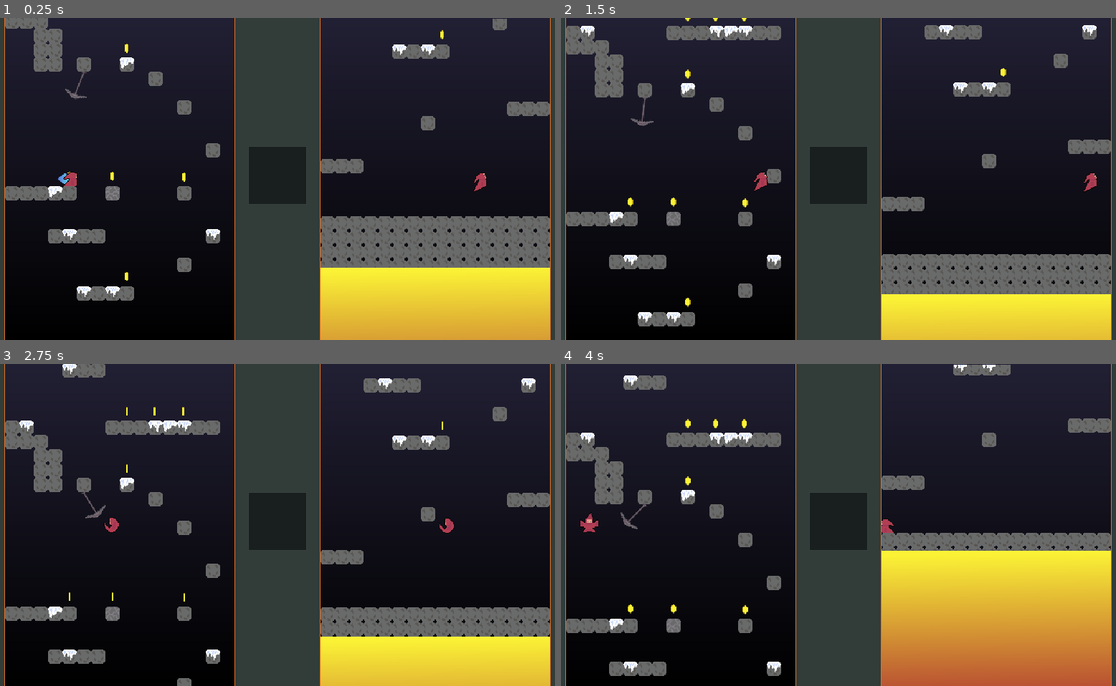
Above: before the commit, frames 1-4 (two rows, left to right).
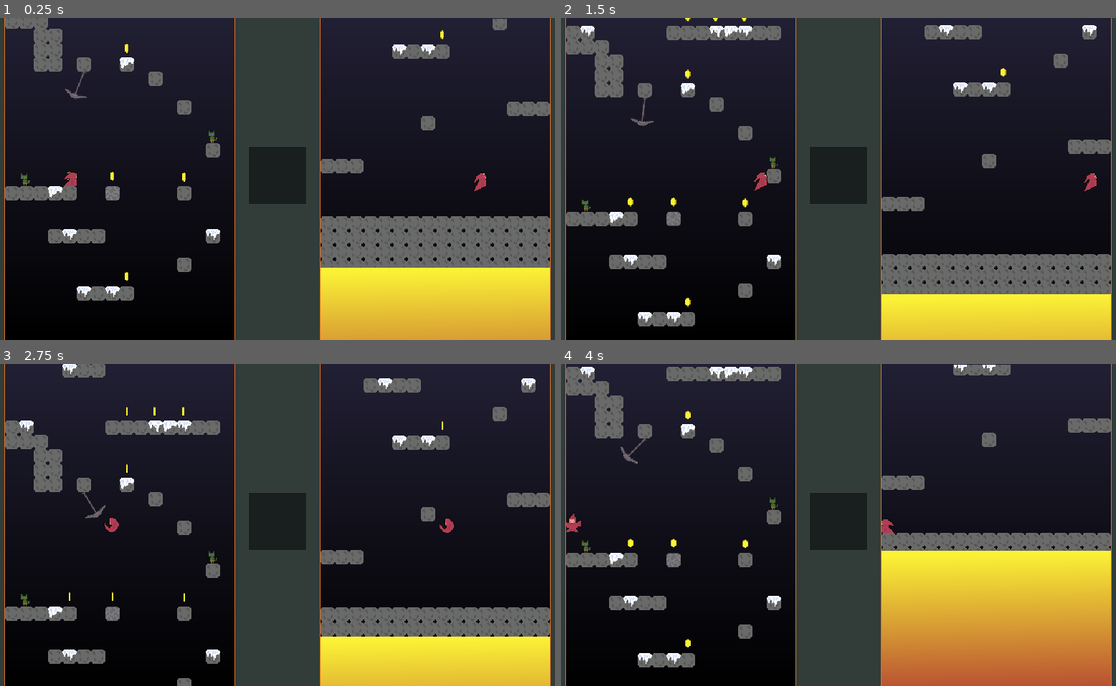
Above: after the commit, the same moments.

Repository: NaetharuCodes/TowerPlatformer
Game: Godot game, scene res://scenes/levels/game.tscn
Two runs of this game, one before a commit and one after it. Both use one fixed random seed, a clock stepped at 60 frames per second and the inputs below.
Inputs:
- Up to frame 1 (0.25 s): no input
- Up to frame 2 (1.5 s): hold Space (jump) 0.53-1.28 s; hold D (move_right) from 0.53 s (still down); tap E (ice_bolt, bound only after the commit) at 0.6 s; tap Space (jump) at 1.35 s
- Up to frame 3 (2.75 s): tap Space (jump) at 1.52, 1.82, 2.3 s; tap E (ice_bolt, bound only after the commit) at 1.55 s; release D (move_right) at 2.03 s; hold A (move_left) from 2.03 s (still down); hold S (look_down) from 2.03 s (still down)
- Up to frame 4 (4 s): keep holding A (move_left); release S (look_down) at 2.78 s; tap W (look_up) at 2.85 s; tap Space (jump) at 3.02, 3.32 s; tap E (ice_bolt, bound only after the commit) at 3.05, 3.6 s; hold Space (jump) from 3.53 s (still down)

The runs differ from the first frame. In frame 1, less than 0.1% of the frame differs, in the area x 3-40%, y 34-53%; in frame 2, less than 0.1%; in frame 3, less than 0.1%; in frame 4, 8.9%, in the area x 0-40%, y 0-97%.

Commit message:
Add goblins and frost bolts

Diff:
--- a/project.godot
+++ b/project.godot
@@ -51,7 +51,7 @@
 "events": [Object(InputEventKey,"resource_local_to_scene":false,"resource_name":"","device":-1,"window_id":0,"alt_press …(192 unchanged characters)…
 ]
 }
-ice_ball={
+ice_bolt={
 "deadzone": 0.2,
 "events": [Object(InputEventKey,"resource_local_to_scene":false,"resource_name":"","device":-1,"window_id":0,"alt_press …(192 unchanged characters)…
 ]
--- /dev/null
+++ b/scenes/enemies/goblin.tscn
@@ -0,0 +1,65 @@
+[gd_scene format=3 uid="uid://dd34i40mhtscy"]
+
+[ext_resource type="Texture2D" uid="uid://0vb68qc4k1wc" path="res://assets/sprites/goblin-Sheet.png" id="1_0rrhd"]
+
+[sub_resource type="AtlasTexture" id="AtlasTexture_yeoui"]
+atlas = ExtResource("1_0rrhd")
+region = Rect2(48, 0, 48, 48)
+
+[sub_resource type="AtlasTexture" id="AtlasTexture_fydqd"]
+atlas = ExtResource("1_0rrhd")
+region = Rect2(0, 0, 48, 48)
+
+[sub_resource type="AtlasTexture" id="AtlasTexture_en706"]
+atlas = ExtResource("1_0rrhd")
+region = Rect2(0, 0, 48, 48)
+
+[sub_resource type="AtlasTexture" id="AtlasTexture_24y0p"]
+atlas = ExtResource("1_0rrhd")
+region = Rect2(48, 0, 48, 48)
+
+[sub_resource type="SpriteFrames" id="SpriteFrames_kuroa"]
+animations = [{
+"frames": [{
+"duration": 1.0,
+"texture": SubResource("AtlasTexture_yeoui")
+}],
+"loop": 1,
+"name": &"frozen",
+"speed": 5.0
+}, {
+"frames": [{
+"duration": 1.0,
+"texture": SubResource("AtlasTexture_fydqd")
+}],
+"loop": 1,
+"name": &"normal",
+"speed": 5.0
+}, {
+"frames": [{
+"duration": 0.5,
+"texture": SubResource("AtlasTexture_en706")
+}, {
+"duration": 1.5,
+"texture": SubResource("AtlasTexture_24y0p")
+}],
+"loop": 1,
+"name": &"thaw",
+"speed": 5.0
+}]
+
+[sub_resource type="RectangleShape2D" id="RectangleShape2D_hqo0w"]
+size = Vector2(10, 14)
+
+[node name="Goblin" type="CharacterBody2D" unique_id=542388747]
+collision_layer = 4
+collision_mask = 3
+
+[node name="AnimatedSprite2D" type="AnimatedSprite2D" parent="." unique_id=365006176]
+sprite_frames = SubResource("SpriteFrames_kuroa")
+animation = &"normal"
+frame_progress = 0.31166127
+
+[node name="CollisionShape2D" type="CollisionShape2D" parent="." unique_id=662146644]
+position = Vector2(0, 1.0000002)
+shape = SubResource("RectangleShape2D_hqo0w")
--- a/scenes/levels/game.tscn
+++ b/scenes/levels/game.tscn
@@ -5,6 +5,7 @@
 [ext_resource type="Script" uid="uid://l312bg2bmyp0" path="res://scripts/level/camera_2d.gd" id="4_7rg7d"]
 [ext_resource type="PackedScene" uid="uid://duloldhoggaxe" path="res://scenes/levels/level_one.tscn" id="4_a1osm"]
 [ext_resource type="PackedScene" uid="uid://bv4xwqemgsnuq" path="res://scenes/player.tscn" id="5_limtx"]
+[ext_resource type="PackedScene" uid="uid://8o4wqyvcflgr" path="res://scenes/powers/ice_bolt.tscn" id="6_7rg7d"]
 [ext_resource type="AudioStream" uid="uid://b01xeivh1t63w" path="res://assets/sounds/Level 1-1.mp3" id="6_limtx"]
 
 [sub_resource type="RectangleShape2D" id="RectangleShape2D_kuroa"]
@@ -71,6 +72,7 @@
 [node name="Player" parent="Viewports/LeftSVPContainer/SubViewportLeft" unique_id=1515628199 instance=ExtResource("5_limtx")]
 texture_filter = 1
 position = Vector2(89, 27)
+ice_bolt = ExtResource("6_7rg7d")
 
 [node name="RightSVPC" type="SubViewportContainer" parent="Viewports" unique_id=104727210]
 offset_left = 352.0
@@ -106,6 +108,7 @@
 
 [node name="Player" parent="Viewports/RightSVPC/SubViewportRight" unique_id=9579175 instance=ExtResource("5_limtx")]
 position = Vector2(194, 226)
+ice_bolt = ExtResource("6_7rg7d")
 
 [node name="AudioStreamPlayer2D" type="AudioStreamPlayer2D" parent="." unique_id=1793981946]
 stream = ExtResource("6_limtx")
--- a/scenes/levels/level_one.tscn
+++ b/scenes/levels/level_one.tscn
@@ -8,7 +8,7 @@
 [ext_resource type="PackedScene" uid="uid://cxli2vjwvvs5h" path="res://scenes/win_zone.tscn" id="6_vsfy4"]
 [ext_resource type="PackedScene" uid="uid://c0qkguveh3wap" path="res://scenes/mechanisms/crumble_block.tscn" id="7_w53h0"]
 [ext_resource type="PackedScene" uid="uid://b63vekj6rqgso" path="res://scenes/pickups/coin.tscn" id="8_623cv"]
-[ext_resource type="PackedScene" uid="uid://8o4wqyvcflgr" path="res://scenes/powers/ice_bolt.tscn" id="9_u6gdm"]
+[ext_resource type="PackedScene" uid="uid://dd34i40mhtscy" path="res://scenes/enemies/goblin.tscn" id="9_u6gdm"]
 
 [sub_resource type="TileSetAtlasSource" id="TileSetAtlasSource_sn7cj"]
 texture = ExtResource("1_03iei")
@@ -84,5 +84,8 @@
 [node name="BearTrap" parent="." unique_id=71900557 instance=ExtResource("5_623cv")]
 position = Vector2(72, -1000)
 
-[node name="IceBolt" parent="." unique_id=1470224442 instance=ExtResource("9_u6gdm")]
-position = Vector2(-38, -328)
+[node name="Goblin" parent="." unique_id=542388747 instance=ExtResource("9_u6gdm")]
+position = Vector2(104, -376)
+
+[node name="Goblin2" parent="." unique_id=1469624280 instance=ExtResource("9_u6gdm")]
+position = Vector2(-105, -328)
--- a/scripts/ice_bolt.gd
+++ b/scripts/ice_bolt.gd
@@ -1,8 +1,13 @@
 extends Area2D
 class_name IceBolt
 
-@export var move_speed: float = 100.0
-@export var direction: Vector2 = Vector2.LEFT
+@export var move_speed: float = 250.0
+@export var direction: Vector2 = Vector2.RIGHT
+@onready var sprite: Sprite2D = $Sprite2D
+
+func _ready() -> void:
+	if direction == Vector2.LEFT:
+		sprite.flip_h = true
 
 func _physics_process(delta: float) -> void:
 	position += direction * move_speed * delta
--- a/scripts/player.gd
+++ b/scripts/player.gd
@@ -39,9 +39,19 @@
 @export var idle_delay: float = 3.0
 var idle_timer: float = 0.0
 
+# Ice Bolts
+@export var ice_bolt: PackedScene
+@export var ice_bolt_delay: float = 2.0
+var ice_bolt_timer = 0.0
+
 
 func _physics_process(delta: float) -> void:
-	# On the floor: reset abilities and allow jumping
+	_move(delta)
+	_update_animation()
+	_shoot_ice_bolt(delta)
+
+func _move(delta: float) -> void:
+		# On the floor: reset abilities and allow jumping
 	if is_on_floor():
 		action_state = ActionState.WALK
 		wall_jump_tokens = 1
@@ -122,9 +132,6 @@
 	else:
 		idle_timer = 0.0
 
-	_update_animation()
-
-
 func _update_animation() -> void:
 	match action_state:
 		ActionState.IDLE:
@@ -140,6 +147,20 @@
 		ActionState.DUCK:
 			sprite.play("duck")
 
-
 func die() -> void:
 	print("i died")
+
+func _shoot_ice_bolt(delta: float) -> void:
+
+	if ice_bolt_timer > 0:
+		ice_bolt_timer -= delta
+		return
+
+	if Input.is_action_just_pressed("ice_bolt"):
+
+		ice_bolt_timer = ice_bolt_delay
+
+		var bolt = ice_bolt.instantiate()
+		bolt.direction = Vector2.RIGHT if facing == Facing.RIGHT else Vector2.LEFT
+		bolt.global_position = global_position
+		get_parent().add_child(bolt)
Binary file added: assets/sprites/goblin-Sheet.png
Not shown, added: assets/sprites/goblin-Sheet.png.import
